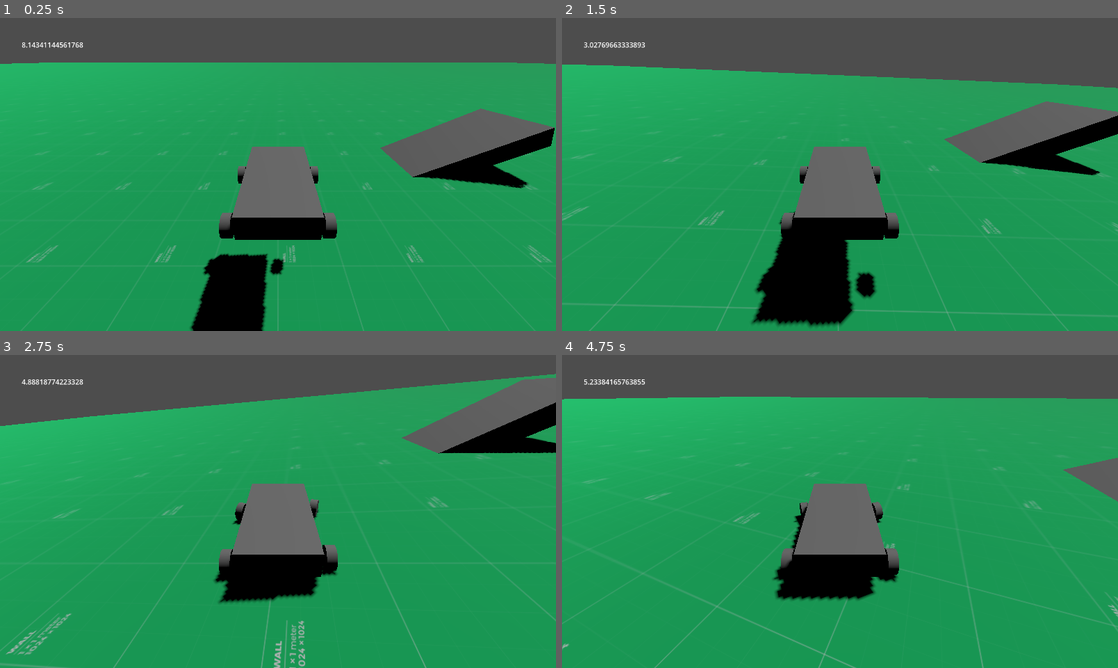
Above: before the commit, frames 1-4 (two rows, left to right).
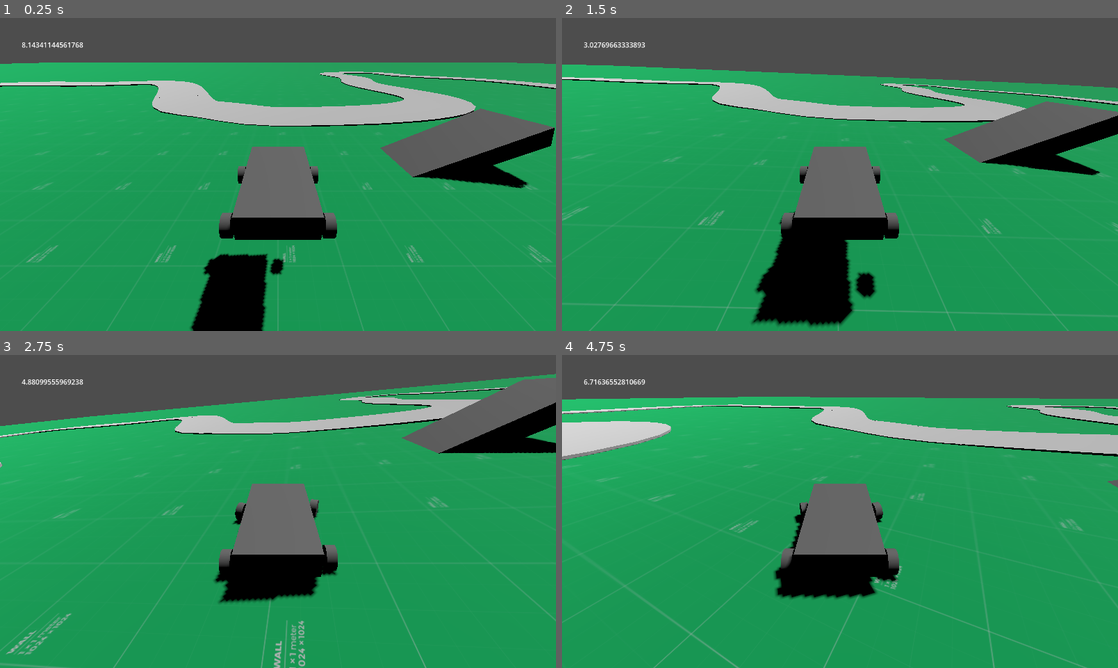
Above: after the commit, the same moments.

Repository: 4efk/new-mp-game
Game: Godot game, scene res://World/test_world_1.tscn
Same seed, same stepped clock (60 frames per second), same inputs: the game is played once before the commit and once after it.
Inputs:
- Up to frame 1 (0.25 s): no input
- Up to frame 2 (1.5 s): hold D (right) 0.53-1.28 s; hold S (backward) from 1.28 s (still down)
- Up to frame 3 (2.75 s): release S (backward) at 2.03 s; hold D (right) from 2.03 s (still down)
- Up to frame 4 (4.75 s): release D (right) at 2.78 s; hold W (forward) 2.78-3.53 s; hold A (left) from 3.53 s (still down)

The runs differ from the first frame. In frame 1, 5.4% of the frame differs, in the area x 0-100%, y 17-35%; in frame 2, 3.8%; in frame 3, 3.0%; in frame 4, 8.4%, in the area x 0-100%, y 7-100%.

Commit message:
test road

Diff:
--- a/src/World/test_world_1.tscn
+++ b/src/World/test_world_1.tscn
@@ -1,7 +1,8 @@
-[gd_scene load_steps=7 format=3 uid="uid://bmyqgyq20hm26"]
+[gd_scene load_steps=8 format=3 uid="uid://bmyqgyq20hm26"]
 
 [ext_resource type="Texture2D" uid="uid://cth0e770c3t23" path="res://Textures/PNG/Green/texture_01.png" id="1_vnlyp"]
 [ext_resource type="Script" path="res://Vehicles/Car0/car_0.gd" id="2_qgor5"]
+[ext_resource type="PackedScene" uid="uid://dptr1rs36otmo" path="res://World/road_test_1.glb" id="3_d0ikv"]
 
 [sub_resource type="StandardMaterial3D" id="StandardMaterial3D_s82c1"]
 albedo_texture = ExtResource("1_vnlyp")
@@ -64,7 +65,7 @@
 transform = Transform3D(-4.37114e-08, 0, -1, 0, 1, 0, 1, 0, -4.37114e-08, -1, 0.25, 1)
 wheel_roll_influence = 0.4
 wheel_radius = 0.25
-wheel_friction_slip = 1.0
+wheel_friction_slip = 9.0
 suspension_travel = 0.5
 suspension_stiffness = 100.0
 suspension_max_force = 300000.0
@@ -79,7 +80,7 @@
 transform = Transform3D(-4.37114e-08, 0, -1, 0, 1, 0, 1, 0, -4.37114e-08, -1, 0.25, -1)
 wheel_roll_influence = 0.4
 wheel_radius = 0.25
-wheel_friction_slip = 1.0
+wheel_friction_slip = 9.0
 suspension_travel = 0.5
 suspension_stiffness = 100.0
 suspension_max_force = 300000.0
@@ -97,7 +98,6 @@
 use_as_steering = true
 wheel_roll_influence = 0.4
 wheel_radius = 0.25
-wheel_friction_slip = 1.0
 suspension_travel = 0.5
 suspension_stiffness = 100.0
 suspension_max_force = 300000.0
@@ -115,7 +115,6 @@
 use_as_steering = true
 wheel_roll_influence = 0.4
 wheel_radius = 0.25
-wheel_friction_slip = 1.0
 suspension_travel = 0.5
 suspension_stiffness = 100.0
 suspension_max_force = 300000.0
@@ -139,3 +138,6 @@
 offset_right = 93.0
 offset_bottom = 73.0
 text = "0 kph"
+
+[node name="road_test_1" parent="." instance=ExtResource("3_d0ikv")]
+transform = Transform3D(2, 0, 0, 0, 2, 0, 0, 0, 2, 18.3723, 0.460333, 0)
Not shown, added: src/World/map_test_1.glb.import
Binary file added: src/World/road_test_1.glb
Not shown, added: src/World/road_test_1.glb.import
Not shown, changed: Blender/map_test_1.blend
Not shown, changed: Blender/map_test_1.blend1
